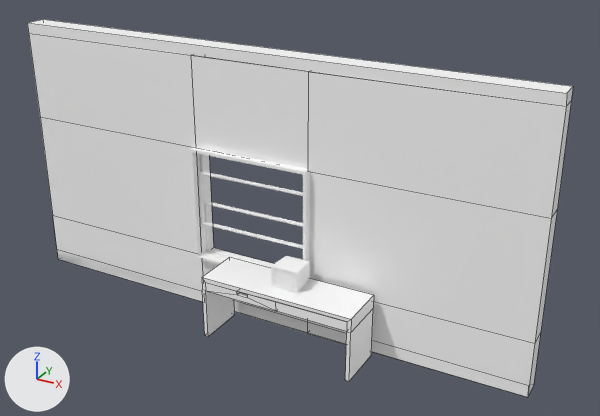
The Blender file Assets/Art/Models/Room.blend, before and after one commit.
Rendered twice from a 50 mm lens placed at (6.51, -8.67, 4.94), pointed at (1.07, 1.22, 0.0). Every picture has the same lights, and +X, +Y and +Z are marked at lower left. Mesh edges are drawn as thin lines on the coarser meshes.

The first picture shows 'Artifact_Geometry', 'Desk', 'Wall_and_Floor', 'pCube3', 'pasted__pCube4'.
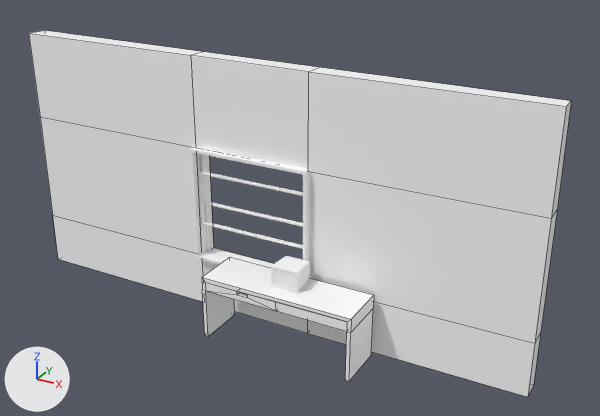
Boxes [x1, y1, x2, y2] around the edits, measured in the pictures (600 x 416 px):
'Wall_and_Floor', reshaped: before [28, 19, 573, 397]; after [29, 30, 571, 397]
part 1 of me_mesh_029, cut back: before [28, 19, 573, 106]; after [191, 52, 319, 72]
part 2 of me_mesh_029, deleted: before [57, 250, 528, 397]

The change in detail:
me_mesh_029 has 38 vertices, 36 faces and spans x -0.5..0.501, y -0.506..0.5, z -0.588..-0.5.
me_mesh_029 is used by ob_wall_and_floor; location (0.31, -0.94, 0.05); rotation (1.571, 0.0, 0.0), in degrees (90, 0, 0); scale (8.72, 4.36, 4.36).
Verts and faces of me_mesh_029; kept vertices keep their numbers, new ones are numbered from 38.
Before the commit, vertices of me_mesh_029: 0 (-0.5, 0.5, -0.5) at pixel (27, 22), 1 (0.5, 0.5, -0.5) at pixel (566, 93), 3 (-0.5, 0.5, -0.58) at pixel (42, 19), 4 (0.5, 0.5, -0.58) at pixel (573, 86), 7 (0.5, 0.458, -0.58) at pixel (571, 100).
Before the commit, vertices of me_mesh_029: 8 (-0.5, 0.461, -0.5) at pixel (28, 33), 9 (0.102, 0.461, -0.5) at pixel (308, 71), 10 (0.101, 0.458, -0.58), 11 (-0.124, 0.458, -0.58), 12 (-0.124, 0.461, -0.5) at pixel (190, 55).
Before the commit, vertices of me_mesh_029: 13 (0.102, 0.125, -0.5), 14 (0.101, 0.122, -0.58), 15 (-0.124, 0.125, -0.58), 16 (-0.124, 0.129, -0.5), 17 (0.501, 0.461, -0.508) at pixel (566, 106).
Before the commit, vertices of me_mesh_029: 20 (-0.499, 0.458, -0.58).
Before the commit, vertices of me_mesh_029: 2 (-0.5, -0.5, -0.5) at pixel (58, 259), 5 (0.5, -0.456, -0.5) at pixel (528, 385), 6 (-0.5, -0.456, -0.5) at pixel (57, 249), 36 (0.501, -0.503, -0.508) at pixel (527, 397).
Part 1, on me_mesh_029:
Vertices deleted: 0, 1, 3, 4 (with the faces that use them).
New faces: (10, 14, 15, 11), (9, 10, 11, 12), (13, 16, 15, 14).
Part 2, on me_mesh_029:
Vertices deleted: 5, 6 (with the faces that use them).
